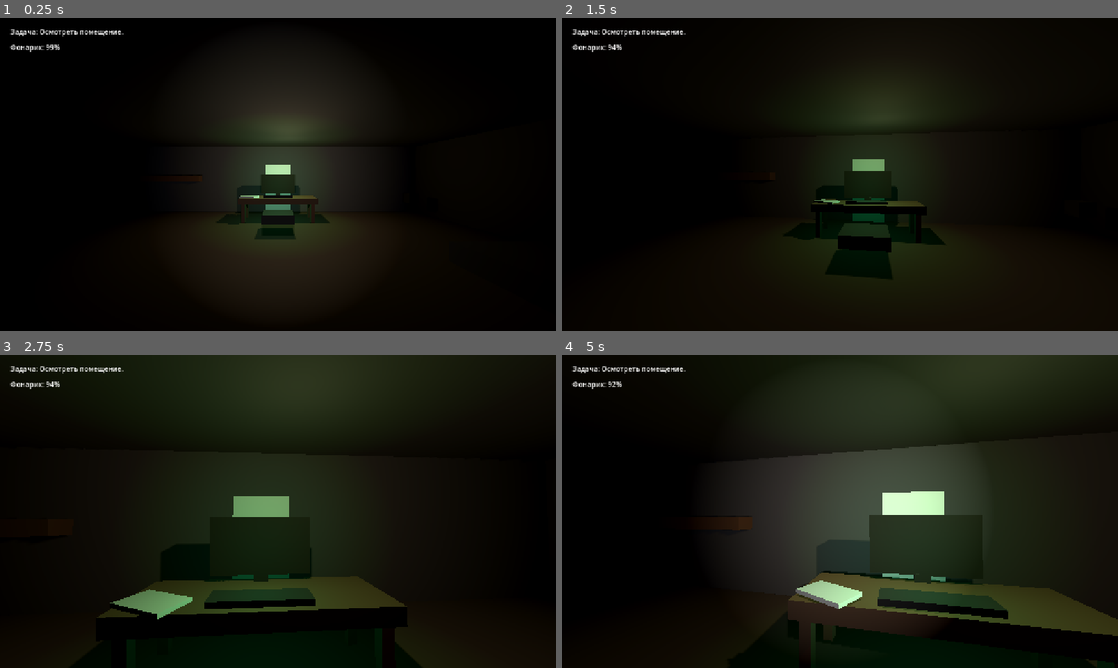
Above: before the commit, frames 1-4 (two rows, left to right).
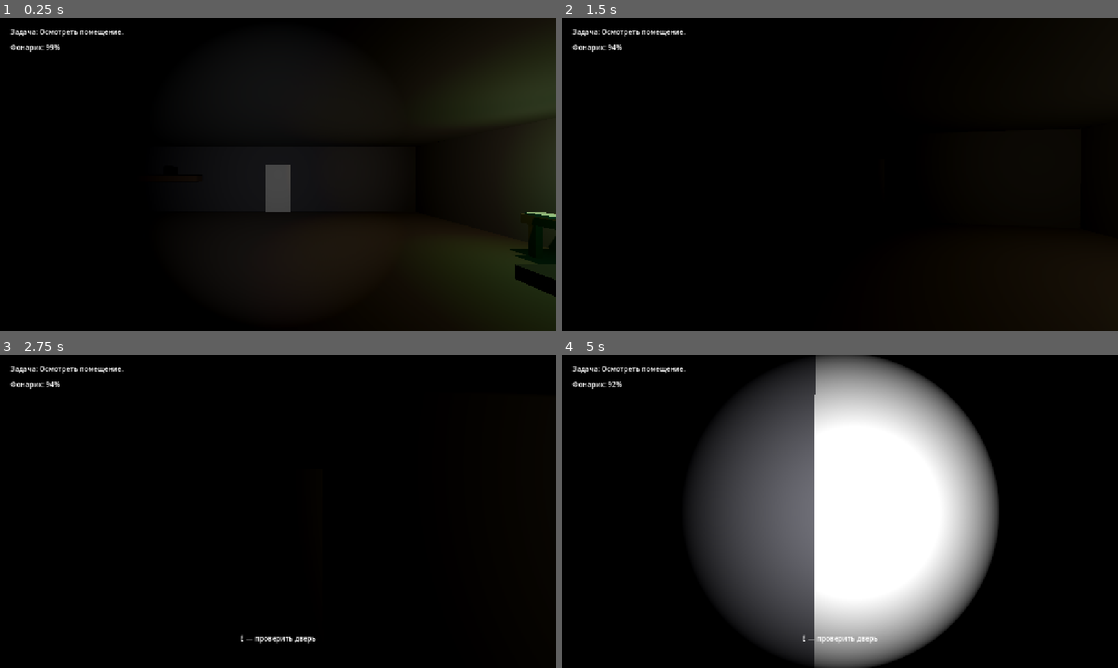
Above: after the commit, the same moments.

Repository: True-Ruslan/poop-horror-ai-routine
Game: Godot game, scene res://game/scenes/Main.tscn
Two runs of this game, one before a commit and one after it. Both use one fixed random seed, a clock stepped at 60 frames per second and the inputs below.
Inputs (mouse positions are in pixels of both pictures, inside the frame that each line leads up to):
- Up to frame 1 (0.25 s): no input
- Up to frame 2 (1.5 s): tap Enter at 0.5 s; move the mouse to (867, 174) at 0.52 s; hold Ctrl (crouch) 0.53-1.28 s; hold W (move_forward) from 0.53 s (still down); move the mouse to (812, 174) at 1.27 s; tap F (flashlight_toggle) at 1.35 s
- Up to frame 3 (2.75 s): keep holding W (move_forward); move the mouse to (289, 505) at 2.02 s; hold E (interact) from 2.03 s (still down)
- Up to frame 4 (5 s): keep holding W (move_forward); move the mouse to (834, 517) at 2.77 s; release E (interact) at 2.78 s; tap Shift (sprint) at 2.85 s; move the mouse to (878, 514) at 3.52 s; hold Ctrl (crouch) 3.53-4.28 s; move the mouse to (795, 508) at 4.27 s; tap F (flashlight_toggle) at 4.35 s

The runs differ from the first frame. In frame 1, 17% of the frame differs, in the area x 35-100%, y 3-100%; in frame 2, 12%; in frame 3, 33%; in frame 4, 57%, in the area x 23-100%, y 0-100%.

Commit message:
Rework apartment greybox layout

Diff:
--- a/game/scenes/levels/DeveloperApartment.tscn
+++ b/game/scenes/levels/DeveloperApartment.tscn
@@ -112,14 +112,14 @@
 position = Vector3(0, 0.1, 3.8)
 
 [node name="DeskLamp" type="OmniLight3D" parent="."]
-position = Vector3(0.35, 2.25, -2.85)
+position = Vector3(4.75, 2.05, 0.2)
 light_energy = 1.05
 light_color = Color(0.95, 0.84, 0.62, 1)
 omni_range = 7.0
 shadow_enabled = true
 
 [node name="MonitorGlow" type="OmniLight3D" parent="."]
-position = Vector3(0, 1.35, -3.05)
+position = Vector3(4.55, 1.35, 1.05)
 light_energy = 0.45
 light_color = Color(0.2, 0.95, 0.55, 1)
 omni_range = 3.8
@@ -185,7 +185,8 @@
 shape = SubResource("BoxShape_wall_short")
 
 [node name="Desk" type="StaticBody3D" parent="."]
-position = Vector3(0, 0.82, -3.35)
+position = Vector3(5.35, 0.82, 1.0)
+rotation = Vector3(0, 1.5708, 0)
 
 [node name="MeshInstance3D" type="MeshInstance3D" parent="Desk"]
 mesh = SubResource("BoxMesh_desk")
@@ -195,7 +196,7 @@
 shape = SubResource("BoxShape_desk")
 
 [node name="DeskLeg_1" type="StaticBody3D" parent="."]
-position = Vector3(-1.15, 0.4, -3.72)
+position = Vector3(5.72, 0.4, -0.15)
 
 [node name="MeshInstance3D" type="MeshInstance3D" parent="DeskLeg_1"]
 mesh = SubResource("BoxMesh_desk_leg")
@@ -205,7 +206,7 @@
 shape = SubResource("BoxShape_desk_leg")
 
 [node name="DeskLeg_2" type="StaticBody3D" parent="."]
-position = Vector3(1.15, 0.4, -3.72)
+position = Vector3(5.72, 0.4, 2.15)
 
 [node name="MeshInstance3D" type="MeshInstance3D" parent="DeskLeg_2"]
 mesh = SubResource("BoxMesh_desk_leg")
@@ -215,7 +216,7 @@
 shape = SubResource("BoxShape_desk_leg")
 
 [node name="DeskLeg_3" type="StaticBody3D" parent="."]
-position = Vector3(-1.15, 0.4, -2.98)
+position = Vector3(4.98, 0.4, -0.15)
 
 [node name="MeshInstance3D" type="MeshInstance3D" parent="DeskLeg_3"]
 mesh = SubResource("BoxMesh_desk_leg")
@@ -225,7 +226,7 @@
 shape = SubResource("BoxShape_desk_leg")
 
 [node name="DeskLeg_4" type="StaticBody3D" parent="."]
-position = Vector3(1.15, 0.4, -2.98)
+position = Vector3(4.98, 0.4, 2.15)
 
 [node name="MeshInstance3D" type="MeshInstance3D" parent="DeskLeg_4"]
 mesh = SubResource("BoxMesh_desk_leg")
@@ -235,11 +236,12 @@
 shape = SubResource("BoxShape_desk_leg")
 
 [node name="ComputerTerminal" parent="." instance=ExtResource("5_terminal")]
-position = Vector3(0, 1.35, -3.78)
-rotation = Vector3(0, 3.14159, 0)
+position = Vector3(4.8, 1.35, 1.0)
+rotation = Vector3(0, -1.5708, 0)
 
 [node name="Keyboard" type="StaticBody3D" parent="."]
-position = Vector3(0, 0.96, -3.05)
+position = Vector3(4.78, 0.96, 1.65)
+rotation = Vector3(0, 1.5708, 0)
 
 [node name="MeshInstance3D" type="MeshInstance3D" parent="Keyboard"]
 mesh = SubResource("BoxMesh_keyboard")
@@ -249,8 +251,8 @@
 shape = SubResource("BoxShape_keyboard")
 
 [node name="Note_TaskList" parent="." instance=ExtResource("3_note")]
-position = Vector3(-0.95, 0.96, -3.02)
-rotation = Vector3(0, -0.45, 0)
+position = Vector3(4.86, 0.96, 0.2)
+rotation = Vector3(0, -1.5708, 0)
 note_title = "Стикер на столе"
 note_body = "Пятница. 23:41.\n\n1. Починить баг с авторизацией.\n2. Прогнать тесты.\n3. Не открывать новые задачи после полуночи.\n4. Не доверять ответу, если он слишком уверенный.\n\nПоследняя строка написана не твоим почерком."
 objective_after_read = "Открыть рабочий терминал."
@@ -263,13 +265,13 @@
 objective_after_open = "Выйти из квартиры."
 
 [node name="LightSwitch_Workplace" parent="." instance=ExtResource("4_switch")]
-position = Vector3(-5.82, 1.35, 2.7)
-rotation = Vector3(0, 1.5708, 0)
+position = Vector3(5.82, 1.35, 2.7)
+rotation = Vector3(0, -1.5708, 0)
 target_light_path = NodePath("../DeskLamp")
 objective_after_use = "Свет щёлкнул сам. Вернись к монитору."
 
 [node name="Bed" type="StaticBody3D" parent="."]
-position = Vector3(4.2, 0.25, 1.55)
+position = Vector3(-3.75, 0.25, 1.15)
 
 [node name="MeshInstance3D" type="MeshInstance3D" parent="Bed"]
 mesh = SubResource("BoxMesh_bed")
@@ -279,7 +281,7 @@
 shape = SubResource("BoxShape_bed")
 
 [node name="Shelf" type="StaticBody3D" parent="."]
-position = Vector3(-4.4, 1.55, -4.72)
+position = Vector3(-4.4, 1.55, -4.55)
 
 [node name="MeshInstance3D" type="MeshInstance3D" parent="Shelf"]
 mesh = SubResource("BoxMesh_shelf")
@@ -289,7 +291,8 @@
 shape = SubResource("BoxShape_shelf")
 
 [node name="Chair" type="StaticBody3D" parent="."]
-position = Vector3(0, 0.52, -1.9)
+position = Vector3(4.05, 0.21, 1.1)
+rotation = Vector3(0, 1.5708, 0)
 
 [node name="MeshInstance3D" type="MeshInstance3D" parent="Chair"]
 mesh = SubResource("BoxMesh_chair")
@@ -299,7 +302,7 @@
 shape = SubResource("BoxShape_chair")
 
 [node name="SmartSpeaker" type="StaticBody3D" parent="."]
-position = Vector3(4.95, 0.82, -3.8)
+position = Vector3(-4.4, 1.85, -4.55)
 
 [node name="MeshInstance3D" type="MeshInstance3D" parent="SmartSpeaker"]
 mesh = SubResource("BoxMesh_smart_device")
